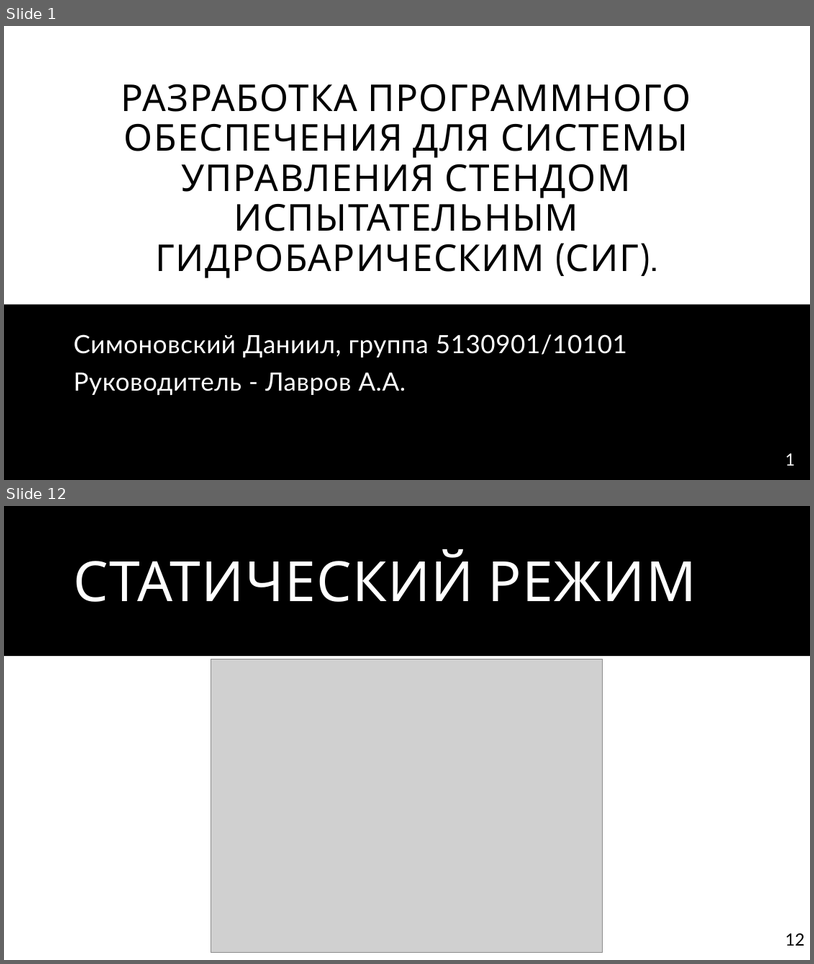
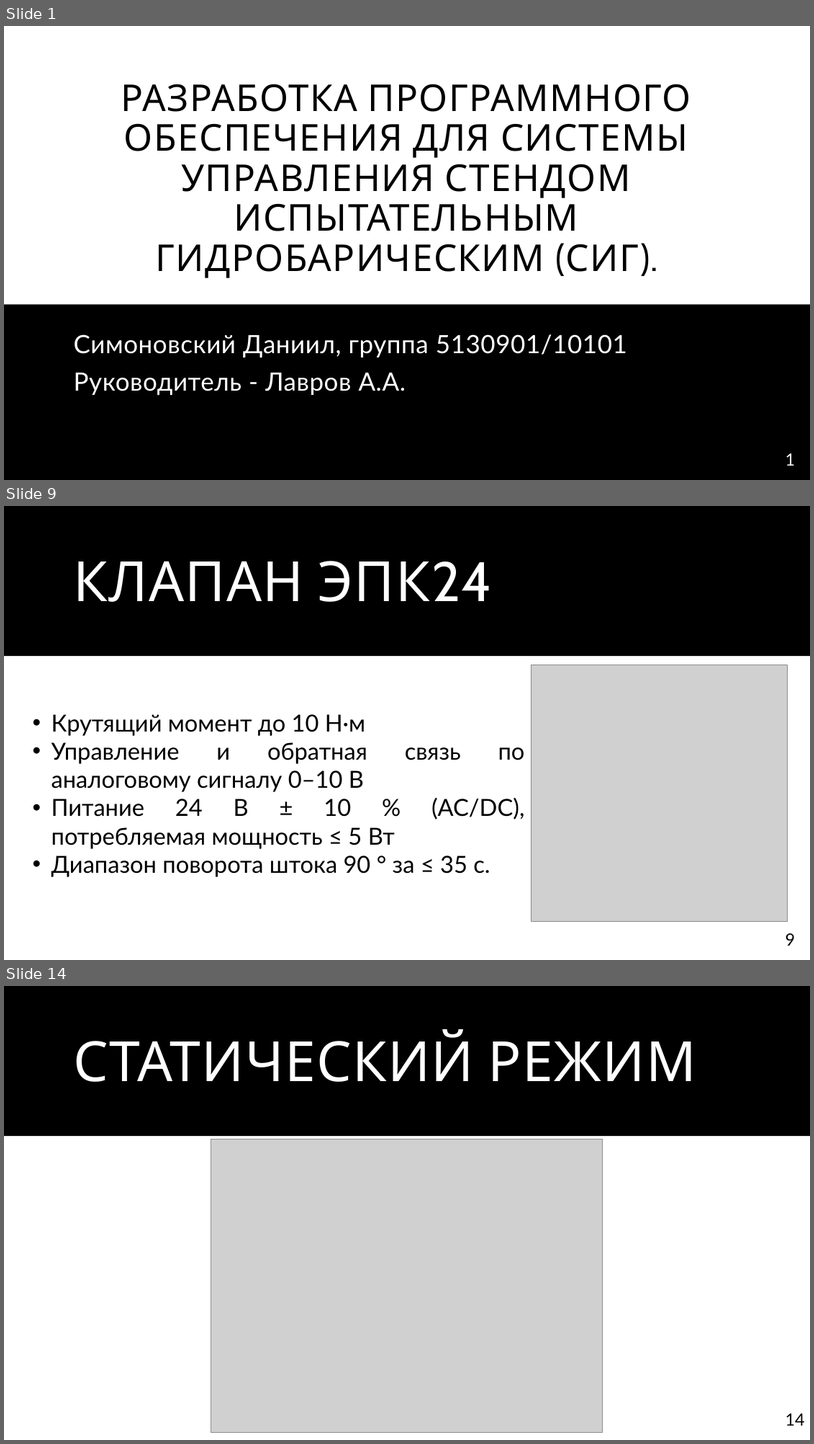
Before and after one commit to DafterT/FQW-SIG, a slide deck: Presentation/Защита СИГ.pptx. Shown one above the other, each under a label of ours: slides 1 and 12 before the commit, slides 1, 9 and 14 after it; the slides between them are not shown. The pictures are 814x964 and 814x1444 pixels, drawn with LibreOffice and Linux fonts; fonts in the diff are those of the drawing; grey boxes stand for pictures. Boxes give left, top, right and bottom in pixels: in the first picture for what was removed or moved away, otherwise in the second. Text is boxed around its words. In the diff, an @@ line names an element or a change of style, - is before the commit and + after.

```diff
--- a/Presentation/Защита СИГ.pptx
+++ b/Presentation/Защита СИГ.pptx
@@ slide 9 added at (4, 506, 810, 960), background #FFFFFF; not listed: 2 template elements that a slide beside it also shows @@
@@ title added at (74, 561, 304, 602), 66 pt, text #FFFFFF @@
+КЛАПАН ЭПК24
@@ picture added at (531, 664, 788, 921) @@
@@ text added at (52, 714, 525, 877), 28 pt, text #000000 @@
+• Крутящий момент до 10 Н·м
+• Управление и обратная связь по аналоговому сигналу 0–10 В
+• Питание 24 В ± 10 % (AC/DC), потребляемая мощность ≤ 5 Вт
+• Диапазон поворота штока 90 ° за ≤ 35 с.
@@ what was slide 12 is now slide 14 @@
@@ page number at (786, 1413, 805, 1425): text changed @@
-12
+14
```
Also in this commit, not shown: 4 slides changed, 8 other slides added, 9 slides removed, 19 other files.
